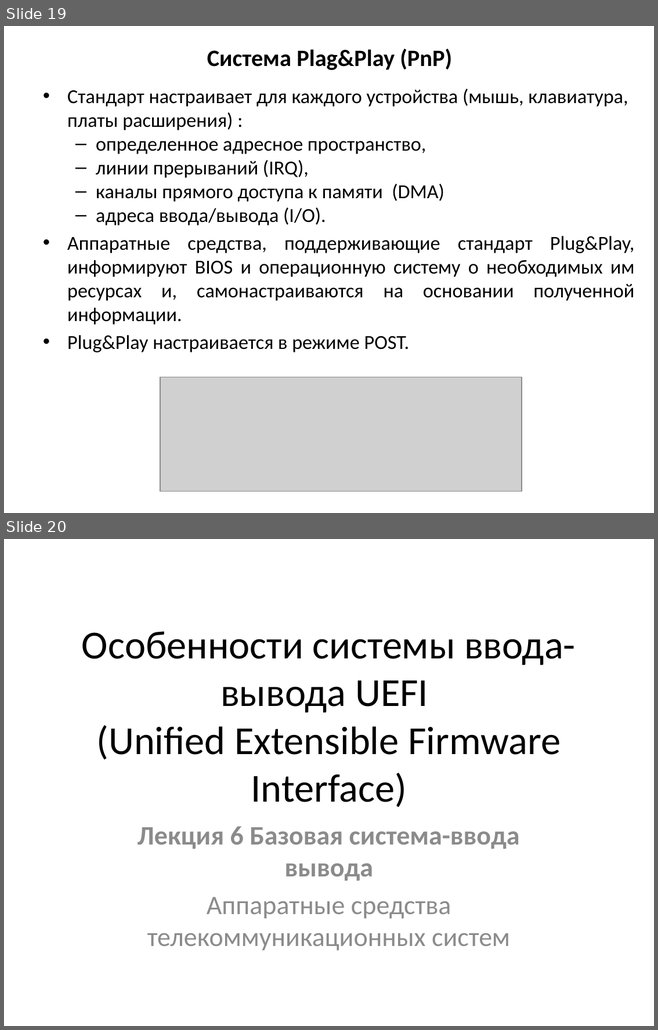
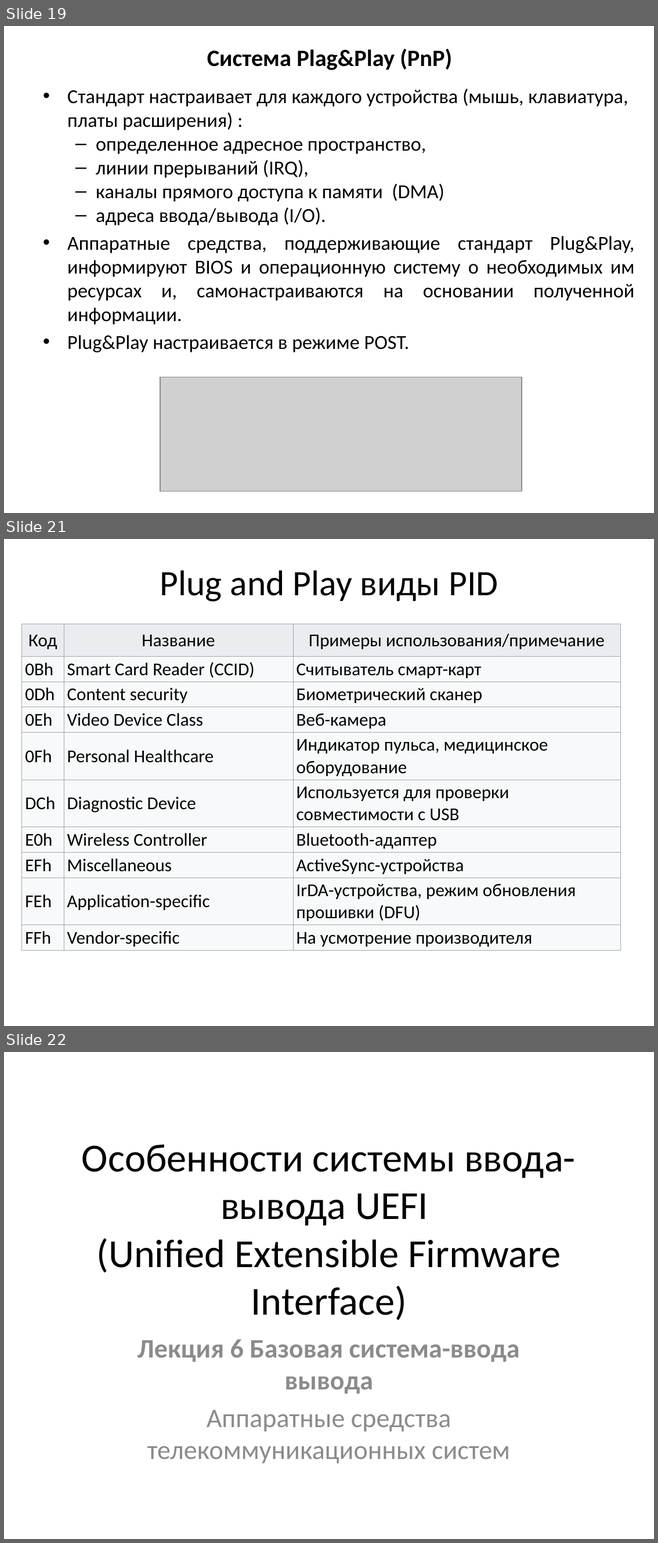
Before and after one commit to MVRonkin/arch_comp_sys, a slide deck: 2023 весна/лекции/Лекция 7_2 нов.pptx. Shown one above the other, each under a label of ours: slides 19 and 20 before the commit, slides 19, 21 and 22 after it; the slides between them are not shown. The pictures are 658x1030 and 658x1543 pixels, drawn with LibreOffice and Linux fonts; fonts in the diff are those of the drawing; grey boxes stand for pictures. Boxes give left, top, right and bottom in pixels: in the first picture for what was removed or moved away, otherwise in the second. Text is boxed around its words. In the diff, an @@ line names an element or a change of style, - is before the commit and + after.

```diff
--- a/2023 весна/лекции/Лекция 7_2 нов.pptx
+++ b/2023 весна/лекции/Лекция 7_2 нов.pptx
@@ slide 21 added at [4,539,654,1026], background #FFFFFF @@
@@ title added at [160,570,498,602], 39.6 pt, text #000000 @@
+Plug and Play виды PID
@@ table added at [22,624,621,949], 10 rows, 3 columns @@
+Код | Название | Примеры использования/примечание
+0Bh | Smart Card Reader (CCID) | Считыватель смарт-карт
+0Dh | Content security | Биометрический сканер
+0Eh | Video Device Class | Веб-камера
+0Fh | Personal Healthcare | Индикатор пульса, медицинское оборудование
+DCh | Diagnostic Device | Используется для проверки совместимости с USB
+E0h | Wireless Controller | Bluetooth-адаптер
+EFh | Miscellaneous | ActiveSync-устройства
+FEh | Application-specific | IrDA-устройства, режим обновления прошивки (DFU)
+FFh | Vendor-specific | На усмотрение производителя
@@ what was slide 20 is now slide 22 @@
```
Also in this commit, not shown: 4 slides changed, 1 other slide added, 12 other files.
